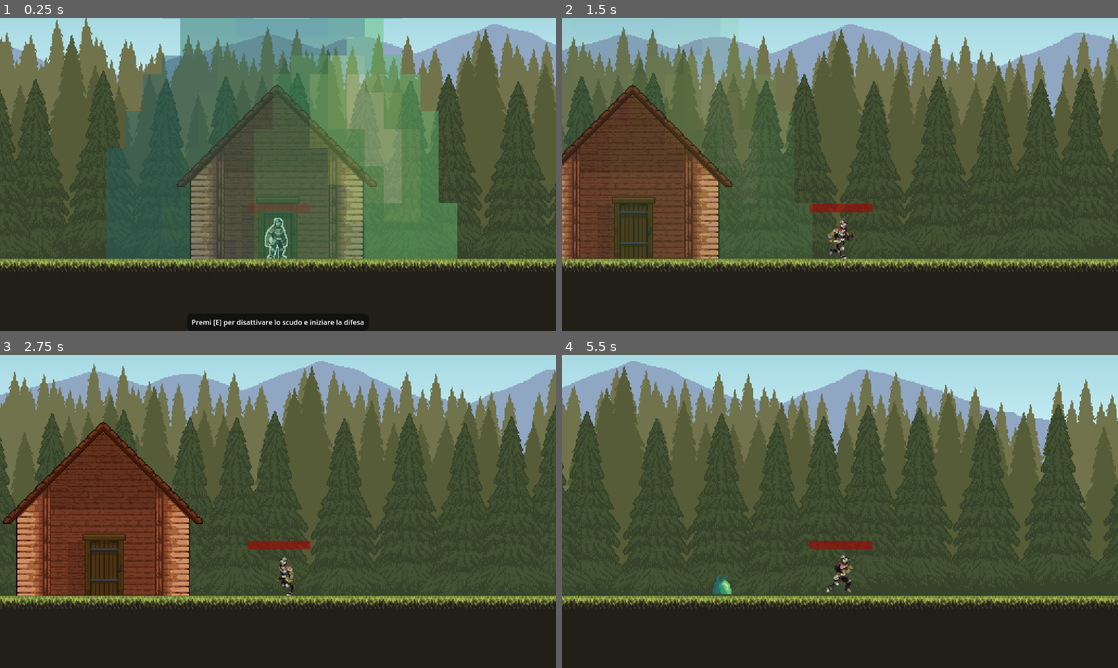
Above: before the commit, frames 1-4 (two rows, left to right).
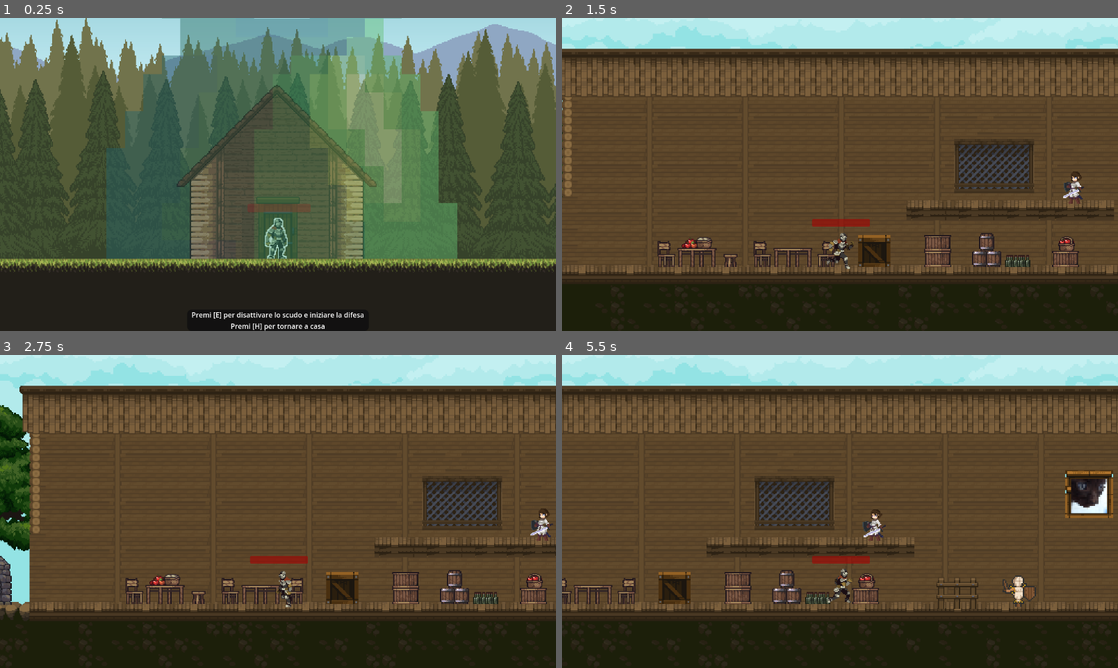
Above: after the commit, the same moments.

Repository: ON1VAS/tesiUni2025
Game: Godot game, scene res://scene/game.tscn
Two runs of this game, one before a commit and one after it. Both use one fixed random seed, a clock stepped at 60 frames per second and the inputs below. The project has no main scene, so this scene is started directly.
Inputs:
- Up to frame 1 (0.25 s): no input
- Up to frame 2 (1.5 s): tap Enter at 0.5 s; hold H (return_home, bound only after the commit) 0.53-1.28 s; hold D (ui_right) from 0.53 s (still down); tap E (ui_accept) at 0.77, 0.8, 1.07, 1.35 s
- Up to frame 3 (2.75 s): tap E (ui_accept) at 1.52, 1.82 s; tap H (return_home, bound only after the commit) at 1.55 s; release D (ui_right) at 2.03 s; hold A (ui_left) from 2.03 s (still down); hold E (ui_accept) from 2.03 s (still down); tap K (attackfast) at 2.1 s
- Up to frame 4 (5.5 s): release A (ui_left) at 2.78 s; release E (ui_accept) at 2.78 s; hold D (ui_right) 2.78-4.28 s; tap L (attackpesant) at 2.85 s; tap E (ui_accept) at 3.02, 3.32, 3.77, 3.8, 4.07, 4.52, 4.82 s; tap H (return_home, bound only after the commit) at 3.05, 4.35 s; hold H (return_home, bound only after the commit) 3.53-4.28 s; hold A (ui_left) 4.28-5.03 s; hold D (ui_right) from 5.03 s (still down); hold E (ui_accept) from 5.03 s (still down)

The runs differ from the first frame. In frame 1, 0.7% of the frame differs, in the area x 34-66%, y 94-100%; in frame 2, 57%; in frame 3, 58%; in frame 4, 59%, in the area x 0-100%, y 0-84%.

Commit message:
sistemati alcuni nemici e implementato ritorno all'hub

Diff:
--- a/dialogue/dialogues.json
+++ b/dialogue/dialogues.json
@@ -17,7 +17,7 @@
 		"Parla [E]"
 	],
 	"startDefense": [
-		"Premi [E] per disattivare lo scudo e iniziare la difesa"
+		"Premi [E] per disattivare lo scudo e iniziare la difesa\nPremi [H] per tornare a casa"
 	],
 	"continueDefense": [
 		"Premi [E] per iniziare la prossima ondata\nPremi [H] per alzare le difese e tornare in casa"
--- a/project.godot
+++ b/project.godot
@@ -77,6 +77,11 @@
 "deadzone": 0.2,
 "events": []
 }
+return_home={
+"deadzone": 0.2,
+"events": [Object(InputEventKey,"resource_local_to_scene":false,"resource_name":"","device":0,"window_id":0,"alt_pressed":false,"shift_pressed":false,"ctrl_pressed":false,"meta_pressed":false,"pressed":false,"keycode":0,"physical_keycode":72,"key_label":0,"unicode":0,"location":0,"echo":false,"script":null)
+]
+}
 
 [input_devices]
 
--- a/provapermodificare/ragno/ragno.gd
+++ b/provapermodificare/ragno/ragno.gd
@@ -125,12 +125,6 @@
 		ragnatelaTimer.wait_time = ragnatela_attackspeed
 		if ragnatelaTimer.is_stopped():
 			ragnatelaTimer.start()
-	elif hp <= 0:
-		self.collision_layer = false
-		anim.play("morte")
-		setExpGround()
-		await (get_tree().create_timer(1.5).timeout)
-		self.queue_free()
 	else:
 		anim.play("move")
 
@@ -138,23 +132,29 @@
 
 
 func take_damage(amount: int):
+	if is_dead:
+		return
 	hp -= amount
-	anim.play("damage")
-	print("Ragno colpito! Vita rimanente: ", hp)
 
+	if hp > 0:
+		anim.play("hurt")
 	if hp <= 0:
-		self.collision_layer = false
+		can_attack = false
+		is_dead = true
+		set_collision_layer_value(1, false)
+		set_physics_process(false)
 		anim.play("morte")
-		set_physics_process(false)
 		await anim.animation_finished
 		if death_sig_emitted == 0:
 			print("ragno: so morto")
 			dead.emit()
 			death_sig_emitted += 1
-		self.queue_free()
+		queue_free()
 
 
 func _on_area_2d_area_entered(area: Area2D) -> void:
+	if is_dead:
+		return
 	# Se l'area è la SwordHitbox del giocatore
 	if area.is_in_group("player_weapon"):
 		anim.play("damage")
--- a/provapermodificare/ragno/ragno.tscn
+++ b/provapermodificare/ragno/ragno.tscn
@@ -221,7 +221,7 @@
 position = Vector2(0, -26)
 scale = Vector2(2.70508, 2.2283)
 sprite_frames = SubResource("SpriteFrames_1ejxj")
-animation = &"idle"
+animation = &"morte"
 
 [node name="PlayerDetectionArea" type="Area2D" parent="."]
 
--- a/scene/game.tscn
+++ b/scene/game.tscn
@@ -3318,6 +3318,14 @@
 [sub_resource type="RectangleShape2D" id="RectangleShape2D_yq8tf"]
 size = Vector2(334.041, 32.789)
 
+[sub_resource type="SegmentShape2D" id="SegmentShape2D_0lu6w"]
+a = Vector2(-60, 128)
+b = Vector2(11, -108)
+
+[sub_resource type="SegmentShape2D" id="SegmentShape2D_i6gbm"]
+a = Vector2(-4, -64)
+b = Vector2(83, 178)
+
 [node name="game" type="Node2D"]
 script = ExtResource("1_81276")
 
@@ -3419,6 +3427,14 @@
 shape = SubResource("RectangleShape2D_yq8tf")
 one_way_collision = true
 
+[node name="scudo_slime_sx" type="CollisionShape2D" parent="hitboxes"]
+position = Vector2(1872, 23)
+shape = SubResource("SegmentShape2D_0lu6w")
+
+[node name="scudo_slime_dx" type="CollisionShape2D" parent="hitboxes"]
+position = Vector2(2056, -22)
+shape = SubResource("SegmentShape2D_i6gbm")
+
 [node name="EnemySpawner" type="Node2D" parent="." node_paths=PackedStringArray("spawn_points")]
 script = ExtResource("16_0lu6w")
 spawn_points = [NodePath("spawnerDx"), NodePath("spawnerSx")]
--- a/scene/hub_map.tscn
+++ b/scene/hub_map.tscn
@@ -6317,7 +6317,7 @@
 scale = Vector2(0.7, -0.7)
 
 [node name="protagonista" parent="." instance=ExtResource("1_nmp41")]
-position = Vector2(124, 443)
+position = Vector2(124, 448)
 
 [node name="Camera2D2" type="Camera2D" parent="protagonista"]
 zoom = Vector2(2.3, 2.3)
--- a/script/ape.gd
+++ b/script/ape.gd
@@ -94,11 +94,11 @@
 		return
 
 	hp -= amount
-	anim.play("hurt")
-	print("Ape colpita! Vita rimanente: ", hp)
+
 	if hp > 0:
 		anim.play("hurt")
 	if hp <= 0:
+		is_dead = true
 		set_collision_layer_value(1, false)
 		anim.play("death")
 		set_physics_process(false)
--- a/script/enemy_spawner.gd
+++ b/script/enemy_spawner.gd
@@ -11,12 +11,12 @@
 
 func _ready():
 	$Timer.wait_time = spawn_interval #fa il preload dei nemici e li aggiunge all'array
-	#enemies.append(preload("res://scene/ape.tscn"))
+	enemies.append(preload("res://scene/ape.tscn"))
 	#enemies.append(preload("res://scene/golem.tscn"))
 	#enemies.append(preload("res://scene/chinghiale.tscn"))
-	#enemies.append(preload("res://provapermodificare/ragno/ragno.tscn"))
 	enemies.append(preload("res://scene/slime.tscn"))
-	#enemies.append(preload("res://scene/golem_pietra.tscn"))
+	enemies.append(preload("res://scene/golem_pietra.tscn"))
+	enemies.append(preload("res://provapermodificare/ragno/ragno.tscn"))
 
 func _on_timer_timeout() -> void: #loop che spawna i nemici
 	if current_enemies >= max_enemies:
--- a/script/game.gd
+++ b/script/game.gd
@@ -3,9 +3,12 @@
 @onready var player = $protagonista
 @onready var player_an_sp = $protagonista/AnimatedSprite2D
 @onready var scudo = $Area2Dscudo
+@onready var scudo_slime_dx = $hitboxes/scudo_slime_dx
+@onready var scudo_slime_sx = $hitboxes/scudo_slime_sx
 @onready var dialogue_box = $DialogueBox #per le interazioni e i dialoghi
 var shader_material = ShaderMaterial.new()
 var can_start = true
+var shield = true
 var dialogues = {}
 signal game_started(valore: int) #l'int è la difficoltà
 var incremento_difficolta = 2 #aumenta di 1 per ogni wave completata
@@ -63,7 +66,18 @@
 			print("prima ondata è iniziata")
 		_on_area_2_dscudo_body_exited(player)
 		$Area2Dscudo.monitoring = false
+		scudo_slime_dx.disabled = true
+		scudo_slime_sx.disabled = true
+		scudo = false
 		emit_signal("game_started", incremento_difficolta)
+	elif can_start and event.is_action_pressed("return_home"):
+		can_start = false
+		if !scudo:
+			$Area2Dscudo/scudo/AnimationPlayer.play("dissolvenza_inv")
+			scudo_slime_dx.disabled = false
+			scudo_slime_sx.disabled = false
+			await $Area2Dscudo/scudo/AnimationPlayer.animation_finished
+		scene_change()
 
 
 func _on_enemy_spawner_wave_ended() -> void:
@@ -71,7 +85,7 @@
 	dialogue_box.visible = true
 	dialogue_box.show_dialogue(dialogues["waveEnded"])
 	var timer = Timer.new()
-	timer.wait_time = 5.0
+	timer.wait_time = 3.0
 	timer.one_shot = true
 	add_child(timer)  # add the timer to the scene tree to work correctly
 	timer.start()
@@ -81,3 +95,9 @@
 	incremento_difficolta+=1
 	print("difficolta: ", incremento_difficolta)
 	$Area2Dscudo.monitoring = true
+
+
+
+func scene_change():
+	#cambio scena
+	get_tree().change_scene_to_file("res://scene/hub_map.tscn")
--- a/script/golem_pietra.gd
+++ b/script/golem_pietra.gd
@@ -46,7 +46,7 @@
 
 
 func _ready() -> void:
-	float_offset = randf_range(-50, TAU)
+	float_offset = randf_range(-50, -100)
 
 	player_ref = get_tree().get_first_node_in_group("giocatore")
 
--- a/script/slime.gd
+++ b/script/slime.gd
@@ -187,6 +187,7 @@
 	if hp > 0:
 		anim.play("hurt")
 	if hp <= 0:
+		is_dead = true
 		set_collision_layer_value(1, false)
 		anim.play("death")
 		set_physics_process(false)
@@ -197,12 +198,6 @@
 			death_sig_emitted += 1
 		queue_free()
 
-func die():
-	set_collision_layer_value(1, false)
-	anim.play("death")
-	set_physics_process(false)
-	await anim.animation_finished
-	queue_free()
 
 # ===== SIGNALS =====
 func _on_hurtbox_area_entered(area: Area2D):
Not shown: 1 places in scene/game.tscn that only renumber resources
